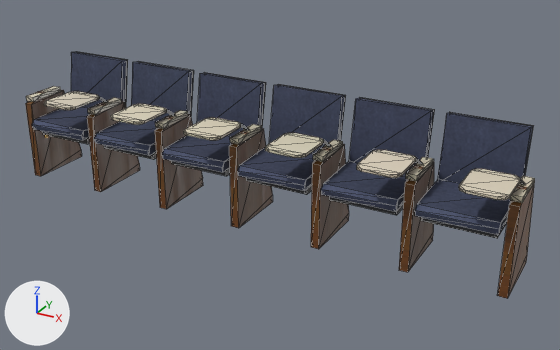
One commit to the glTF model assets/coronado_kit/props/indoor/places/prop_lecture_seating_row_clean_near.glb: the scene before it, then after it.
Both versions are drawn from a 50 mm camera at (2.6, -4.29, 2.51) aimed at (0.22, 0.03, 0.35). The lights are fixed; the arrows at lower left show +X, +Y and +Z. The picture after the commit comes second. Mesh edges are drawn as thin lines. Vertices at exactly the same position are counted once.

Before the edit, the objects in view are built like this:
```python
me_prop_lecture_seating_row_near = bpy.data.meshes.new('prop_lecture_seating_row_near')
me_prop_lecture_seating_row_near.from_pydata(...)  # 544 vertices, 860 faces; spans x -1.89..1.89, y -0.4..0.31, z 0.0..0.91
me_prop_lecture_seating_row_near.materials.append(mat_props_k_atlas)
ob_prop_lecture_seating_row_near = bpy.data.objects.new('prop_lecture_seating_row_near', me_prop_lecture_seating_row_near)
ob_prop_lecture_seating_row_near.location = (0.0, 0.0, 0.0)
```
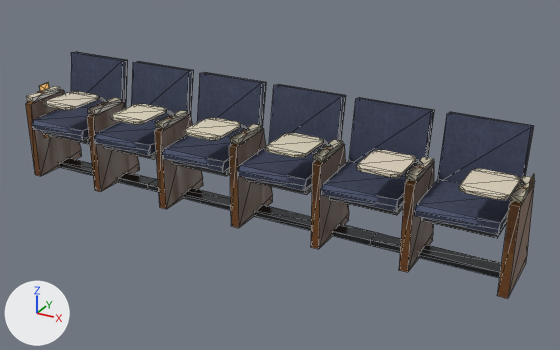
Where the change shows, as pixel boxes (x1, y1, x2, y2) in the pictures (560 x 350 px):
part 1 of me_prop_lecture_seating_row_near, added
    after: (39, 82, 49, 91)
part 2 of me_prop_lecture_seating_row_near, added
    after: (528, 174, 534, 193)
part 3 of me_prop_lecture_seating_row_near, added
    after: (59, 158, 502, 278)

The change, as a list of edits to the scene's bpy script:
```text
Change me_prop_lecture_seating_row_near:
    used by ob_prop_lecture_seating_row_near; location = (0.0, 0.0, 0.0)
    remove me_prop_lecture_seating_row_near.from_pydata(...)  # 544 vertices, 860 faces; spans x -1.89..1.89, y -0.4..0.31, z 0.0..0.91
    add me_prop_lecture_seating_row_near.from_pydata(...)  # 580 vertices, 908 faces; spans x -1.9..1.9, y -0.4..0.31, z 0.0..0.91
    me_prop_lecture_seating_row_near part 1: a new loose piece, a box spanning x -1.897..-1.893, y -0.05..0.05, z 0.62..0.7, in mat_props_k_atlas
    me_prop_lecture_seating_row_near part 2: a new loose piece, a box spanning x 1.893..1.897, y -0.05..0.05, z 0.62..0.7, in mat_props_k_atlas
    me_prop_lecture_seating_row_near part 3: a new loose piece of 20 vertices spanning x -1.85..1.85, y -0.01..0.11, z 0.0..0.04, in mat_props_k_atlas
    other edits to the shape of me_prop_lecture_seating_row_near do not show in these pictures
```
